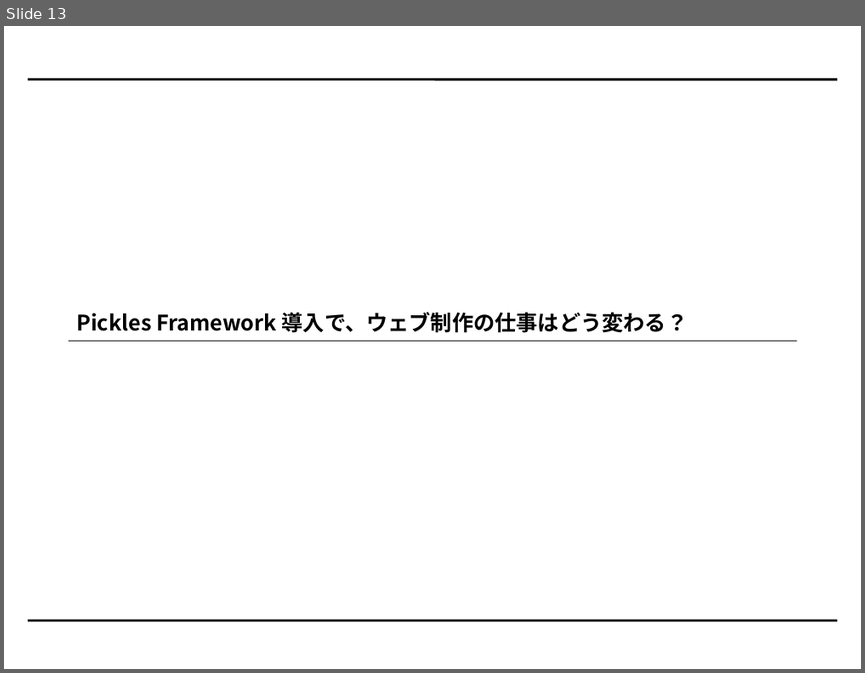
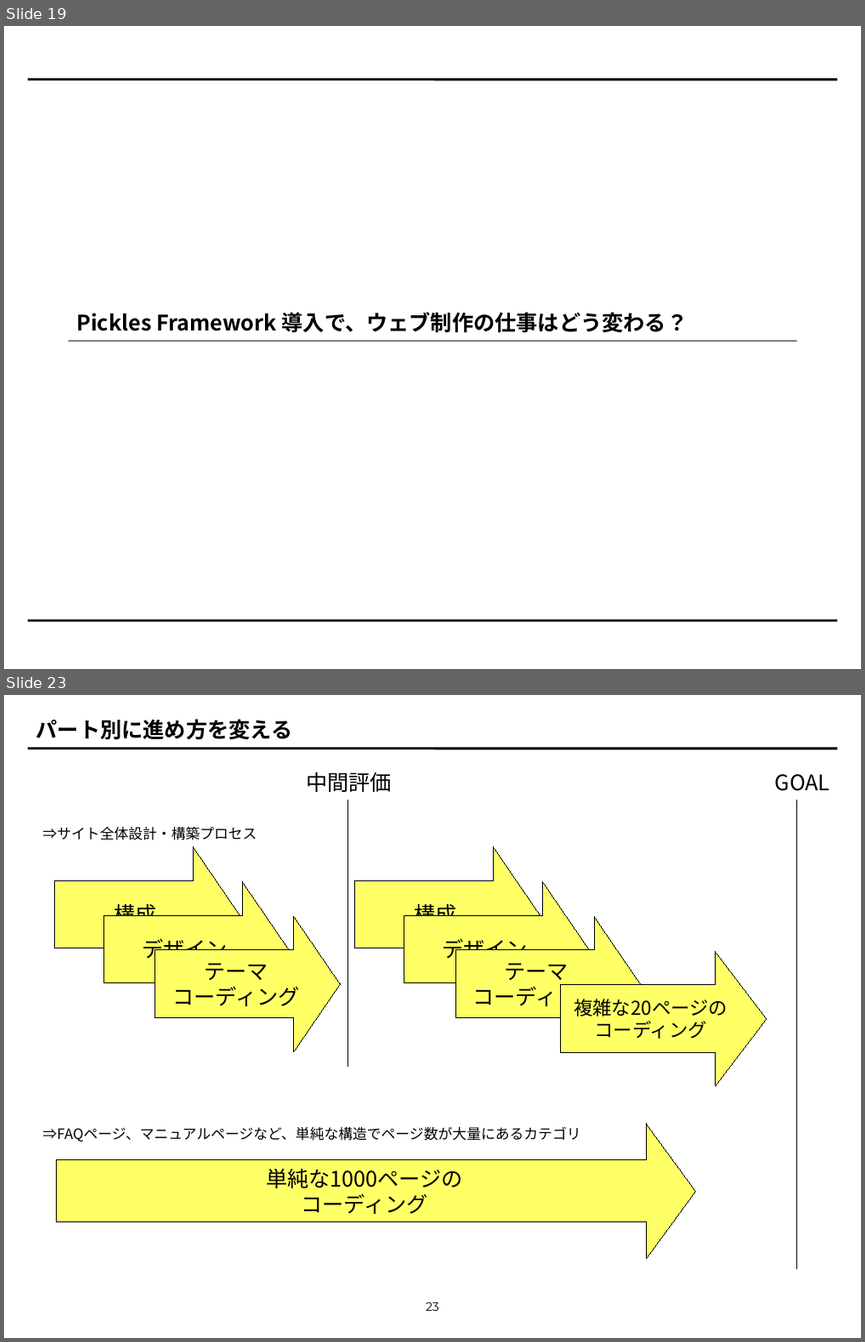
Before and after one commit to tomk79/PxDocuments, a slide deck: PxFW_invitation.odp. Shown one above the other, each under a label of ours: slide 13 before the commit, slides 19 and 23 after it; the slides between them are not shown. The pictures are 865x673 and 865x1342 pixels, drawn with LibreOffice and Linux fonts; fonts in the diff are those of the drawing. Boxes give left, top, right and bottom in pixels: in the first picture for what was removed or moved away, otherwise in the second. Text is boxed around its words. In the diff, an @@ line names an element or a change of style, - is before the commit and + after.

```diff
--- a/PxFW_invitation.odp
+++ b/PxFW_invitation.odp
@@ slide 23 added at (4,695,861,1338), background #FFFFFF; not listed: 1 template element that a slide beside it also shows @@
@@ title added at (36,719,293,740), 18 pt, text #000000, bold @@
+パート別に進め方を変える
@@ text added at (306,771,392,792), 18 pt, text #000000 @@
+中間評価
@@ text added at (775,774,830,791), 18 pt, text #000000 @@
+GOAL
@@ line added from (348, 800) to (348, 1066), #000000 0 pt @@
@@ line added from (796, 800) to (796, 1268), #000000 0 pt @@
@@ text added at (43,827,257,840), 12 pt, text #000000 @@
+⇒サイト全体設計・構築プロセス
@@ right arrow added at (54,846,239,981), fill #FFFF66, outline #000000 0 pt, 18 pt, text #000000 @@
+構成
@@ right arrow added at (354,846,540,981), fill #FFFF66, outline #000000 0 pt, 18 pt, text #000000 @@
+構成
@@ right arrow added at (103,882,289,1016), fill #FFFF66, outline #000000 0 pt, 18 pt, text #000000 @@
+デザイン
@@ right arrow added at (404,882,589,1016), fill #FFFF66, outline #000000 0 pt, 18 pt, text #000000 @@
+デザイン
@@ right arrow added at (155,916,341,1050), fill #FFFF66, outline #000000 0 pt, 18 pt, text #000000 @@
+テーマ
+コーディング
@@ right arrow added at (455,916,641,1050), fill #FFFF66, outline #000000 0 pt, 18 pt, text #000000 @@
+テーマ
+コーディング
@@ right arrow added at (561,951,766,1086), fill #FFFF66, outline #000000 0 pt, 16 pt, text #000000 @@
+複雑な20ページの
+コーディング
@@ text added at (43,1127,581,1141), 12 pt, text #000000 @@
+⇒FAQページ、マニュアルページなど、単純な構造でページ数が大量にあるカテゴリ
@@ right arrow added at (56,1123,695,1258), fill #FFFF66, outline #000000 0 pt, 18 pt, text #000000 @@
+単純な1000ページの
+コーディング
@@ page number added at (426,1302,439,1310), 10 pt, text #000000 @@
+23
@@ what was slide 13 is now slide 19 @@
```
Also in this commit, not shown: 15 slides changed, 12 other slides added, 9 slides removed.
